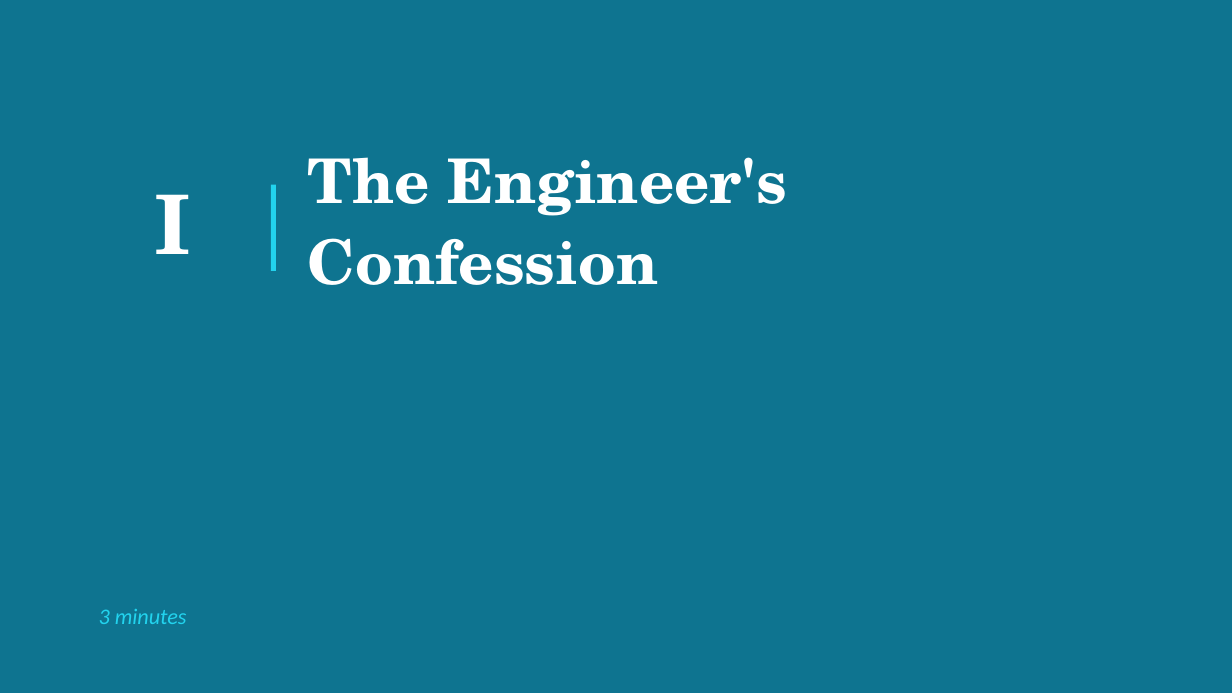
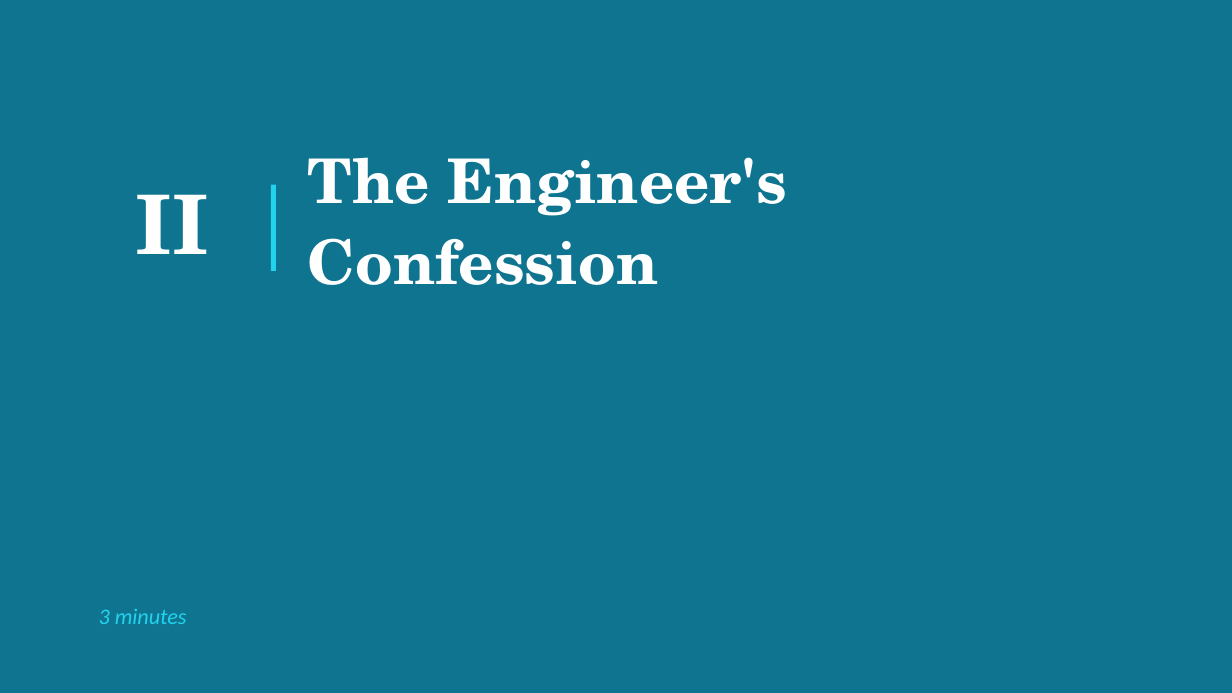
Before and after one commit to patrickkidd/ffrn-2026, a slide deck: slide 3 of 1-WHY_FAMILY/1-Why-Family.pptx (slide 2 before the commit). Drawn at 1232x693 pixels with LibreOffice and Linux fonts; fonts in the diff are those of the drawing. Boxes give left, top, right and bottom in pixels: in the first picture for what was removed or moved away, otherwise in the second. Text is boxed around its words. In the diff, an @@ line names an element or a change of style, - is before the commit and + after.

```diff
--- a/1-WHY_FAMILY/1-Why-Family.pptx
+++ b/1-WHY_FAMILY/1-Why-Family.pptx
@@ text at (136,194,209,254): text changed @@
-I
+II
```
Also in this commit, not shown: 5 other slides changed, 1 slide added, 1 slide removed, 2 other files.
